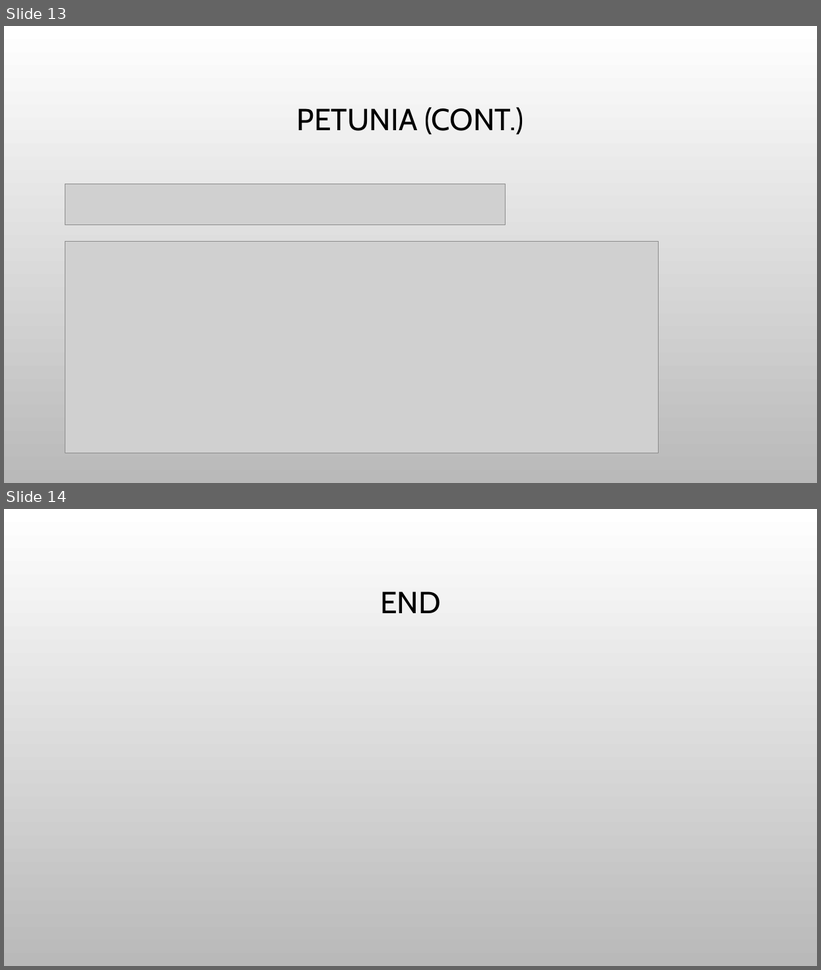
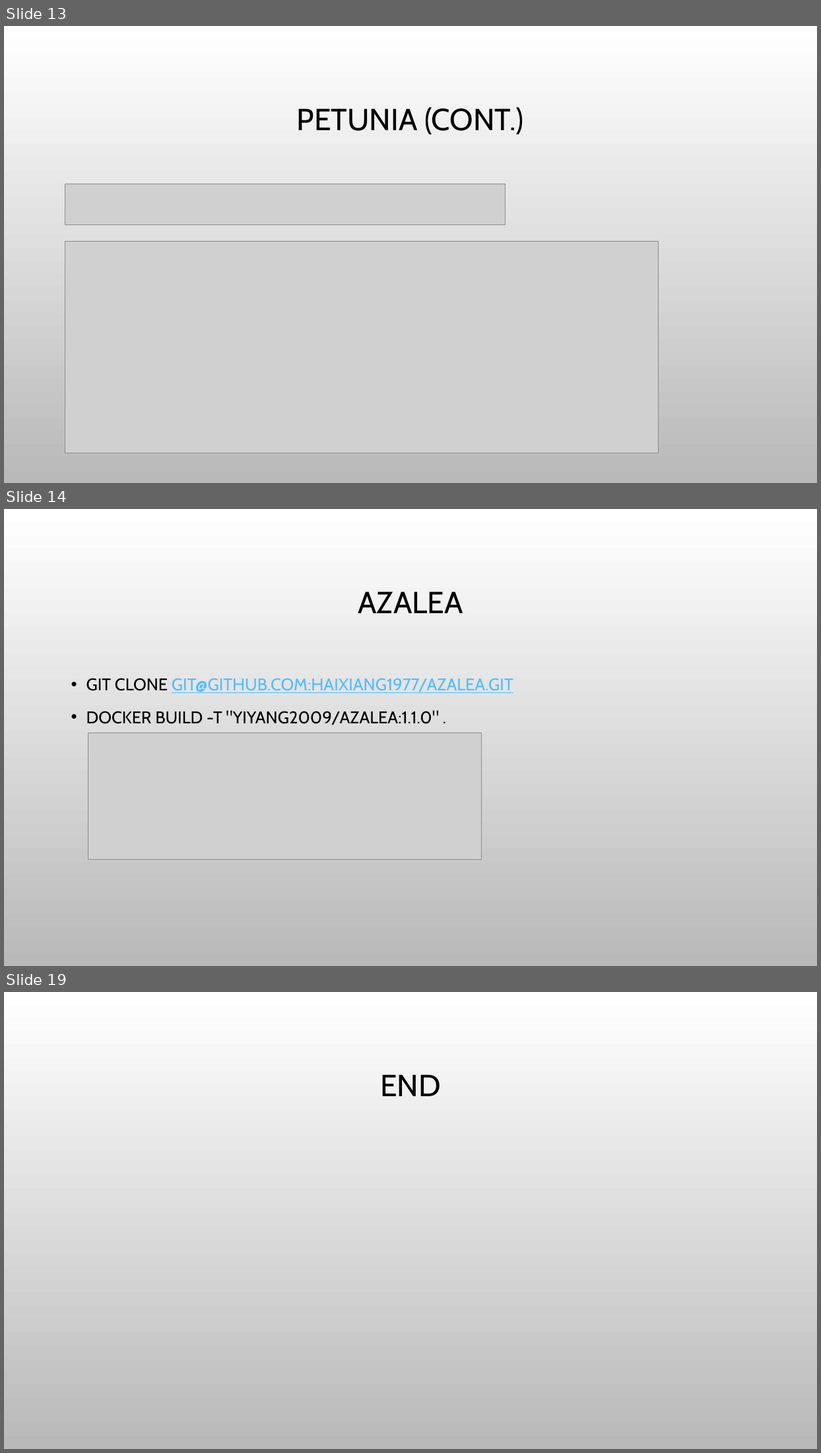
Before and after one commit to haixiang1977/iris, a slide deck: Docker architect.pptx. Shown one above the other, each under a label of ours: slides 13 and 14 before the commit, slides 13, 14 and 19 after it; the slides between them are not shown. The pictures are 821x970 and 821x1453 pixels, drawn with LibreOffice and Linux fonts; fonts in the diff are those of the drawing; grey boxes stand for pictures; background and template pictures are left out. Boxes give left, top, right and bottom in pixels: in the first picture for what was removed or moved away, otherwise in the second. Text is boxed around its words. In the diff, an @@ line names an element or a change of style, - is before the commit and + after.

Commit message:
Update document for azalea

```diff
--- a/Docker architect.pptx
+++ b/Docker architect.pptx
@@ slide 14 added at (4, 509, 817, 966), background picture (left out) @@
@@ title added at (358, 591, 463, 613), 36 pt, text #000000 @@
+AZALEA
@@ text added at (86, 678, 514, 725), 20 pt, text #000000 @@
+• GIT CLONE GIT@GITHUB.COM:HAIXIANG1977/AZALEA.GIT
+• DOCKER BUILD -T "YIYANG2009/AZALEA:1.1.0" .
@@ picture added at (88, 733, 482, 859) @@
@@ what was slide 14 is now slide 19 @@
```
Also in this commit, not shown: 4 other slides added.
